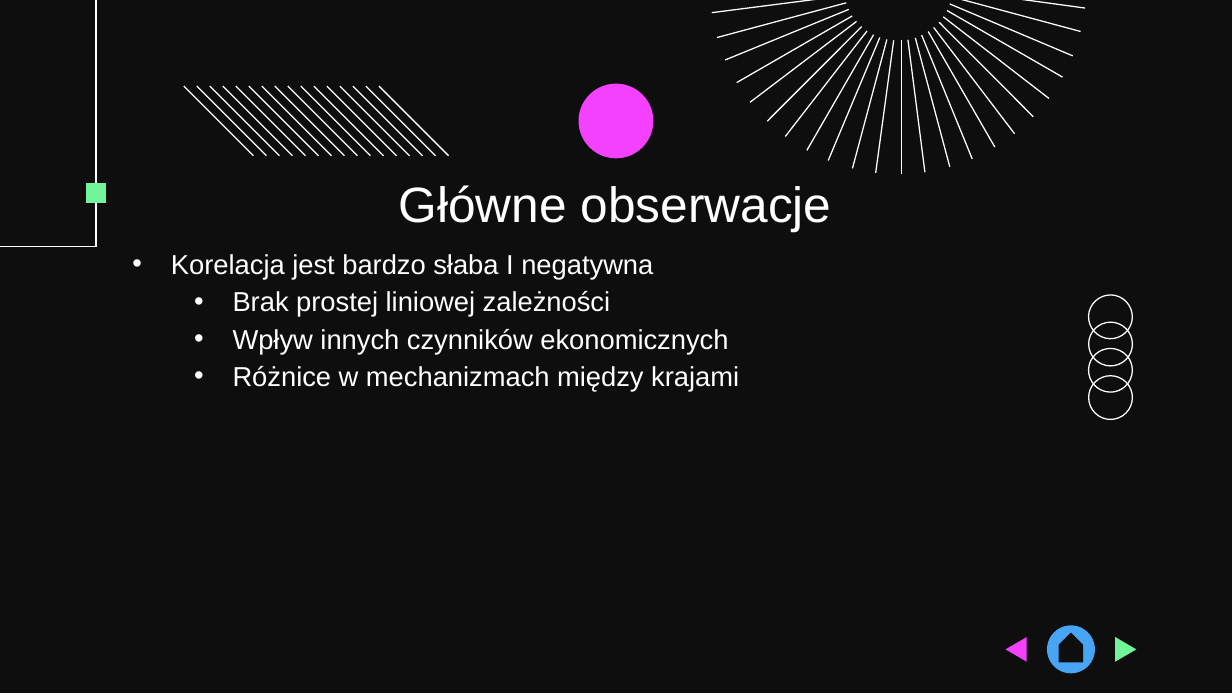
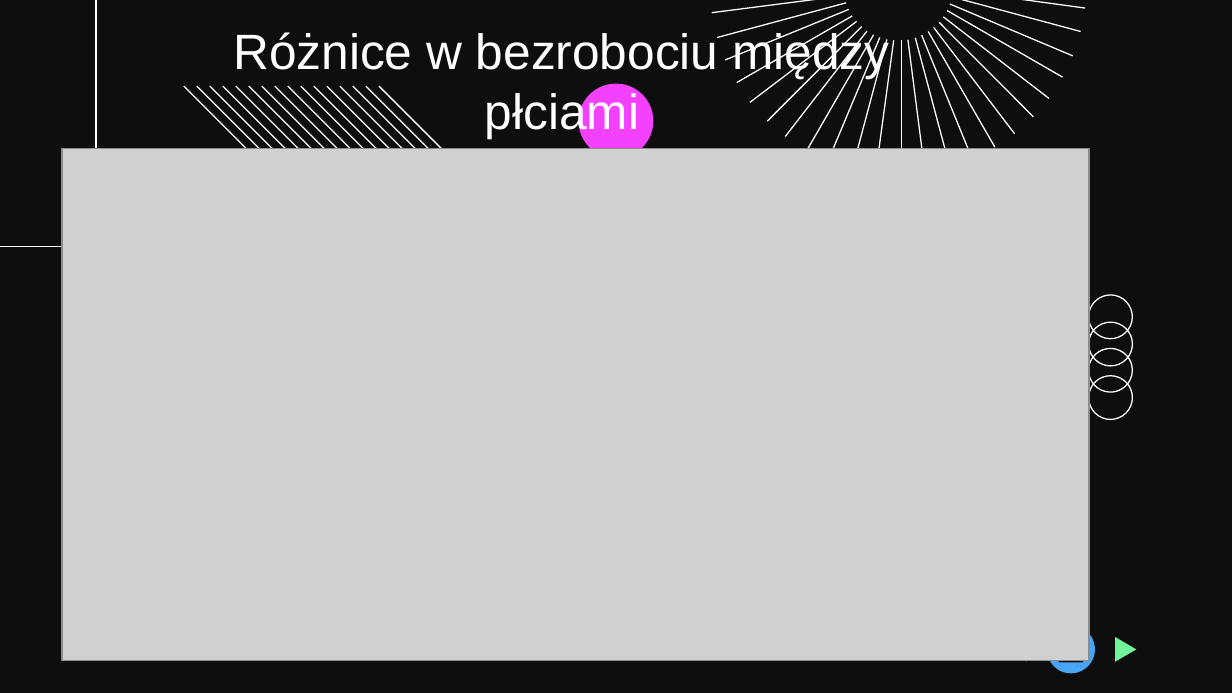
Before and after one commit to CyprianWo/AnalizaDanych-Projekt, a slide deck: slide 17 of Prezentacja_v2.pptx (slide 13 before the commit). Drawn at 1232x693 pixels with LibreOffice and Linux fonts; fonts in the diff are those of the drawing; grey boxes stand for pictures; background and template pictures are left out. Boxes give left, top, right and bottom in pixels: in the first picture for what was removed or moved away, otherwise in the second. Text is boxed around its words. In the diff, an @@ line names an element or a change of style, - is before the commit and + after.

```diff
--- a/Prezentacja_v2.pptx
+++ b/Prezentacja_v2.pptx
@@ title added at (x1=233, y1=30, x2=889, y2=138), 29 pt, text #FFFFFF @@
+Różnice w bezrobociu między płciami
@@ picture added at (x1=62, y1=149, x2=1089, y2=662) @@
@@ freeform shape removed at (x1=86, y1=184, x2=106, y2=203) @@
@@ title removed at (x1=399, y1=185, x2=832, y2=232) @@
-Główne obserwacje
@@ subtitle removed at (x1=171, y1=254, x2=739, y2=392) @@
-• Korelacja jest bardzo słaba I negatywna
-  • Brak prostej liniowej zależności
-  • Wpływ innych czynników ekonomicznych
-  • Różnice w mechanizmach między krajami
```
Also in this commit, not shown: 4 other slides changed, 9 slides added, 2 slides removed.
